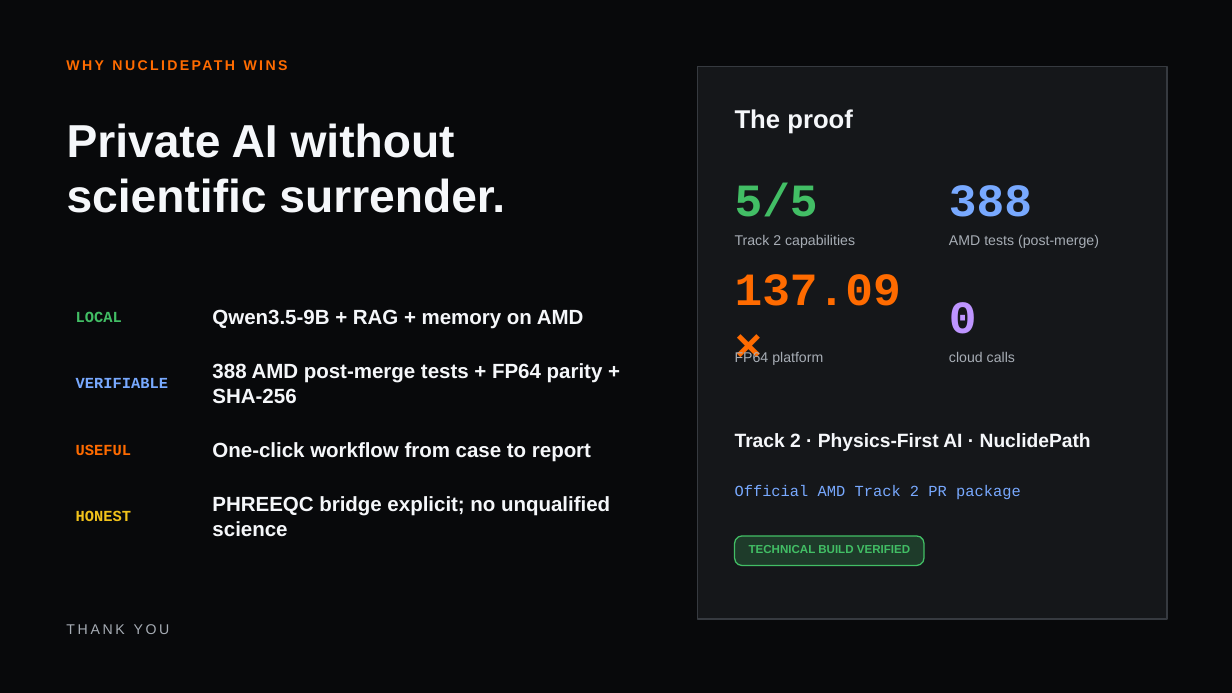
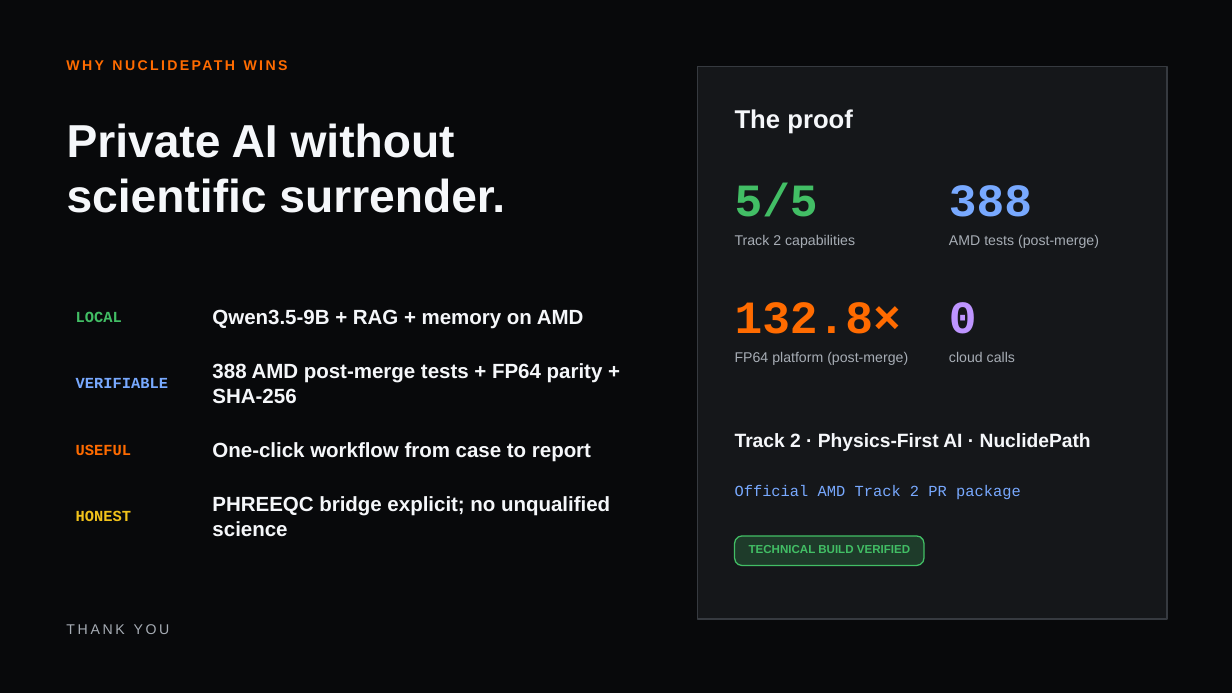
Before and after one commit to anakinsuper/Radeon-hackathon-2026-07, a slide deck: slide 10 of submissions/Track2-Physics-First-AI-NuclidePath/NuclidePath_Track2_Deck.pptx. Drawn at 1232x693 pixels with LibreOffice and Linux fonts; fonts in the diff are those of the drawing. Boxes give left, top, right and bottom in pixels: in the first picture for what was removed or moved away, otherwise in the second. Text is boxed around its words. In the diff, an @@ line names an element or a change of style, - is before the commit and + after.

```diff
--- a/submissions/Track2-Physics-First-AI-NuclidePath/NuclidePath_Track2_Deck.pptx
+++ b/submissions/Track2-Physics-First-AI-NuclidePath/NuclidePath_Track2_Deck.pptx
@@ text at <box>735,302,901,334</box>: text changed @@
-137.09×
+132.8×
@@ text at <box>735,352,908,365</box>: text changed @@
-FP64 platform
+FP64 platform (post-merge)
```
Also in this commit, not shown: 1 other slide changed, 34 other files.
